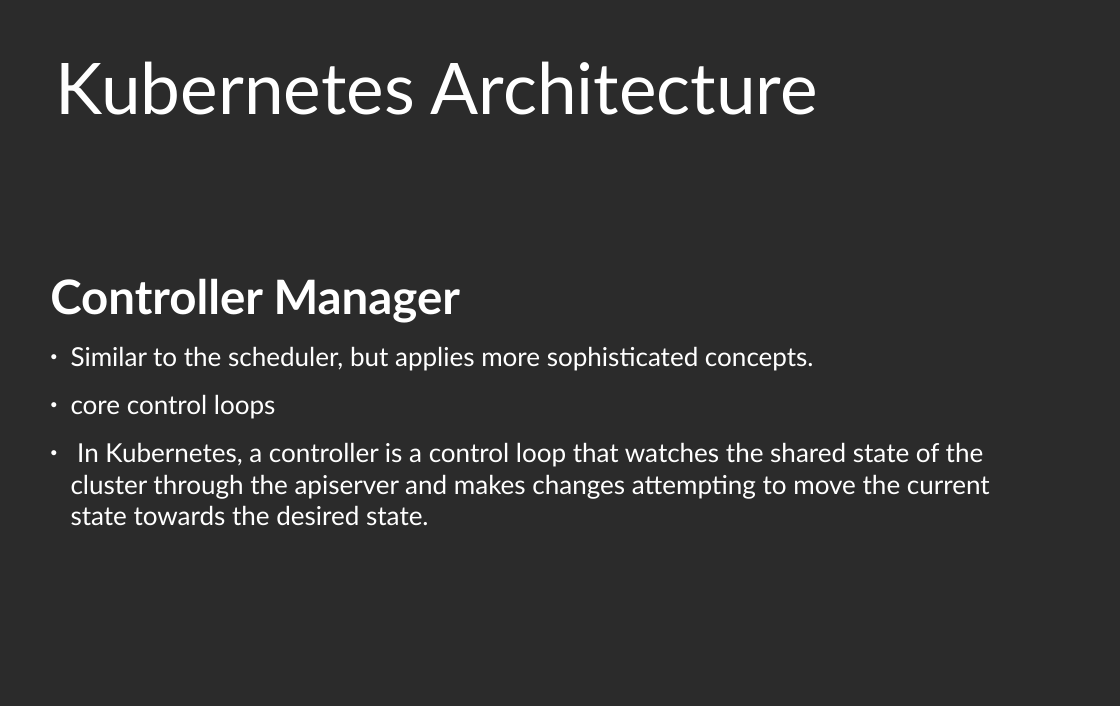
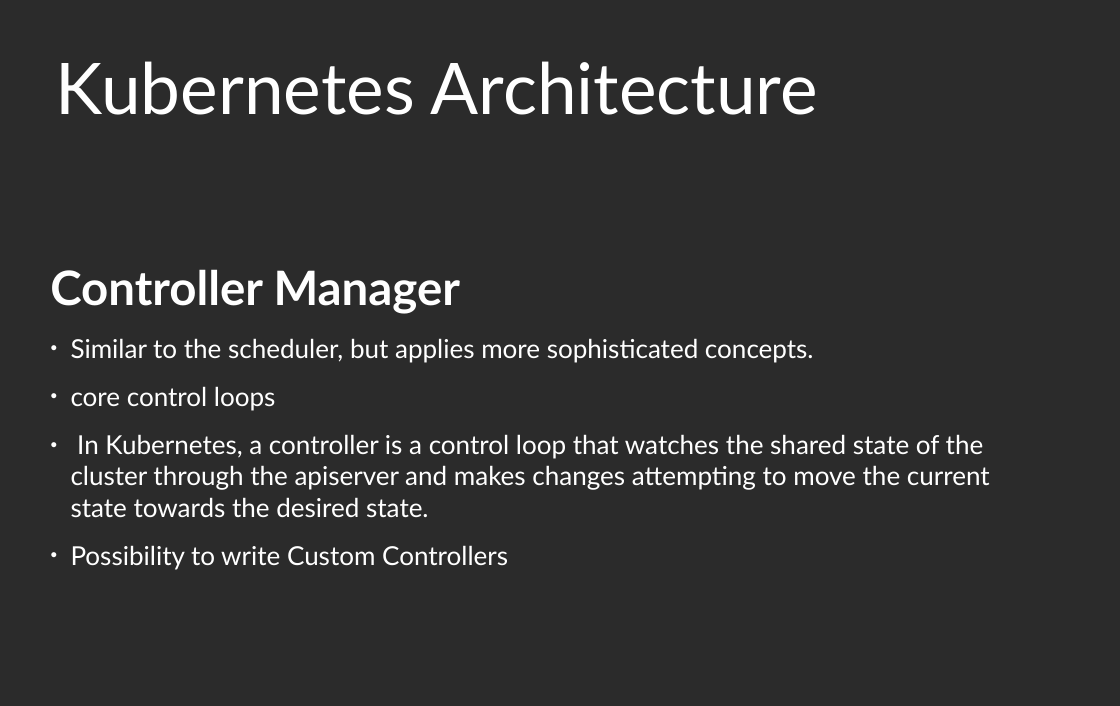
Before and after one commit to floriankammermann/kubernetes-presentation, a slide deck: slide 11 of kubernetes_presentation.odp. Drawn at 1120x706 pixels with LibreOffice and Linux fonts; fonts in the diff are those of the drawing; background and template pictures are left out; a plain dark background stands for a picture behind light text. Boxes give left, top, right and bottom in pixels: in the first picture for what was removed or moved away, otherwise in the second. Text is boxed around its words. In the diff, an @@ line names an element or a change of style, - is before the commit and + after.

```diff
--- a/kubernetes_presentation.odp
+++ b/kubernetes_presentation.odp
@@ text "Controller Manager": place and size @@
-text "Controller Manager" at box(50, 278, 990, 525)
+text "Controller Manager" at box(50, 269, 990, 570)
@@ text at box(71, 545, 508, 570): paragraph added @@
+● Possibility to write Custom Controllers
```
Also in this commit, not shown: 13 other slides changed, 2 slides removed.
